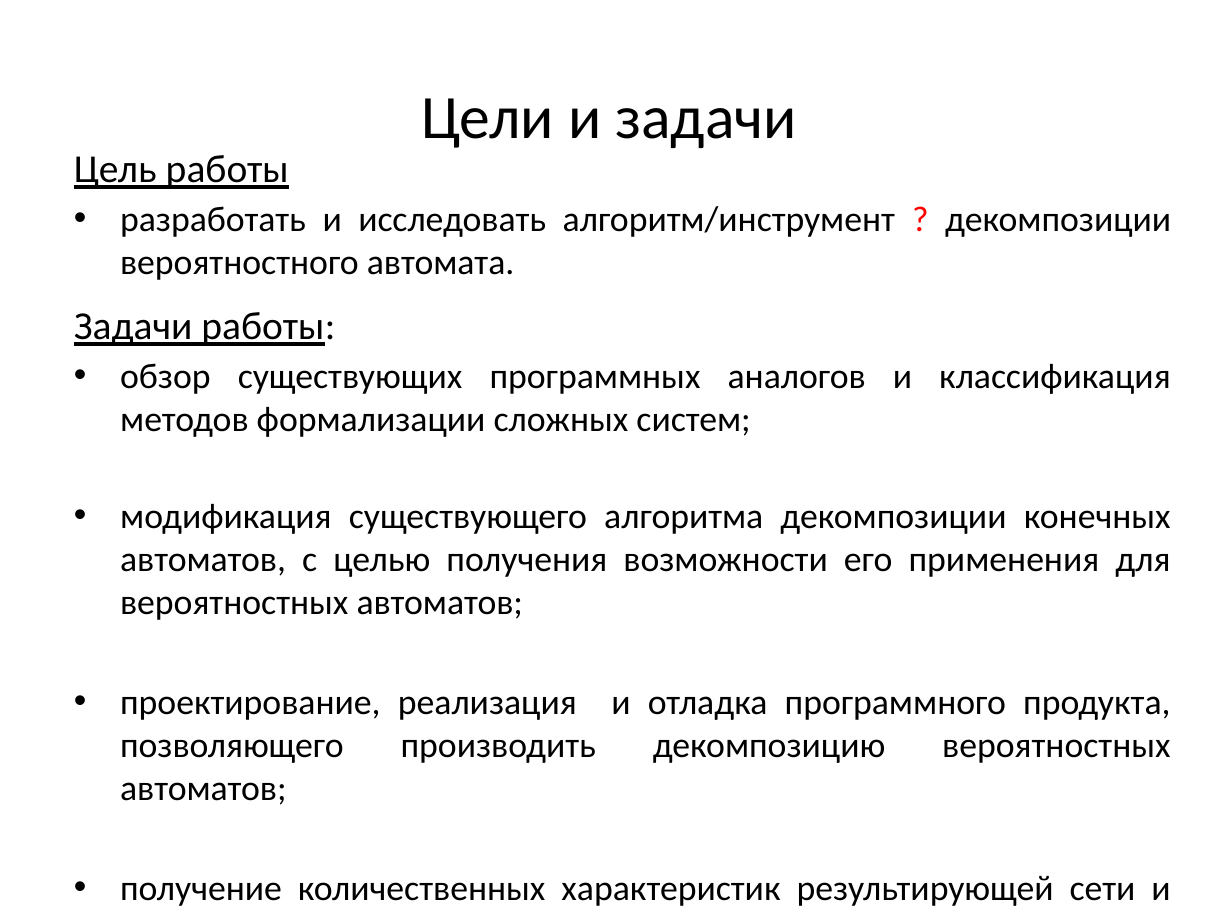
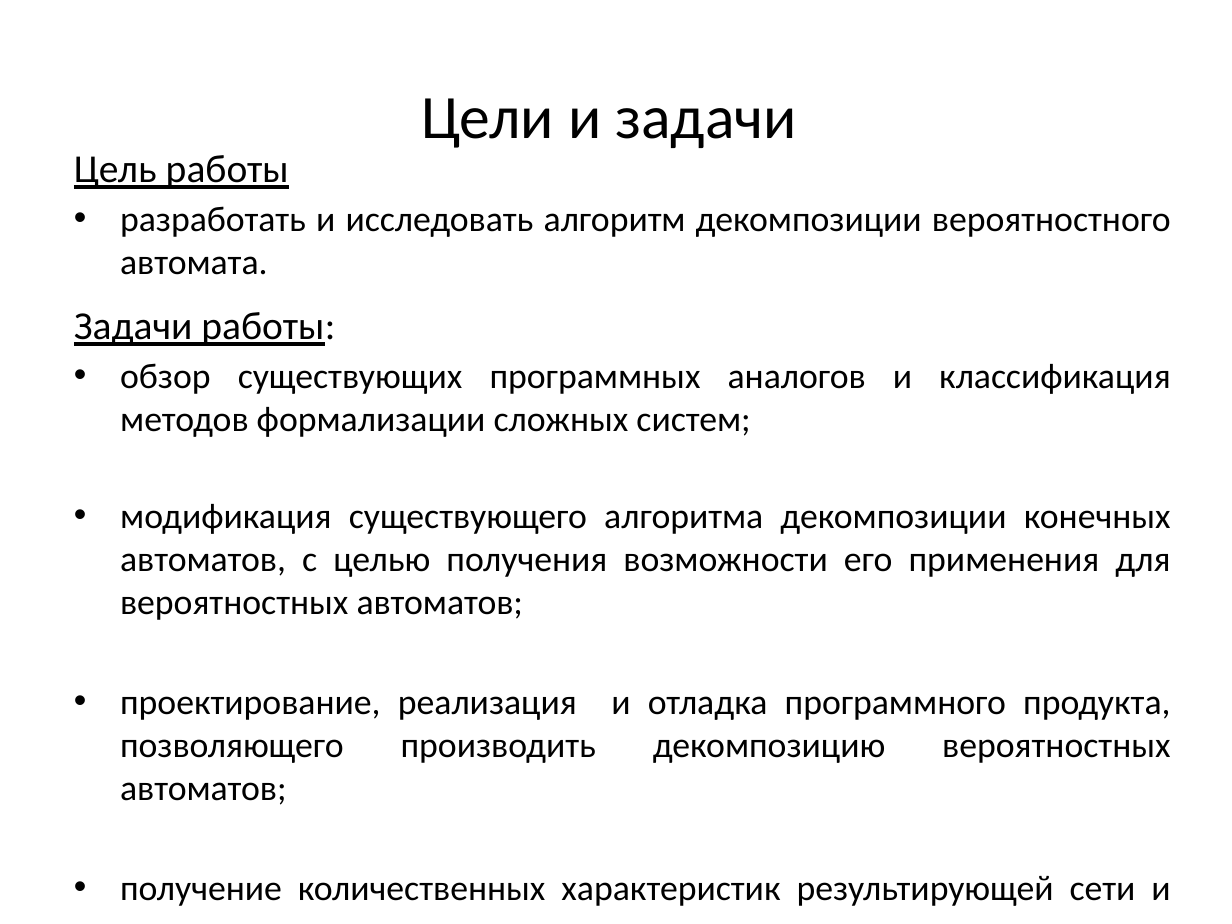
Before and after one commit to erad888/fsm-decompose, a slide deck: slide 2 of Презентация.pptx. Drawn at 1232x924 pixels with LibreOffice and Linux fonts; fonts in the diff are those of the drawing. Boxes give left, top, right and bottom in pixels: in the first picture for what was removed or moved away, otherwise in the second. Text is boxed around its words. In the diff, an @@ line names an element or a change of style, - is before the commit and + after.

```diff
--- a/Презентация.pptx
+++ b/Презентация.pptx
@@ text at box(120, 206, 1171, 275): text changed @@
-• разработать и исследовать алгоритм/инструмент ? декомпозиции вероятностного автомата.
+• разработать и исследовать алгоритм декомпозиции вероятностного автомата.
```
Also in this commit, not shown: 2 other slides changed, 3 slides added, 6 other files.
